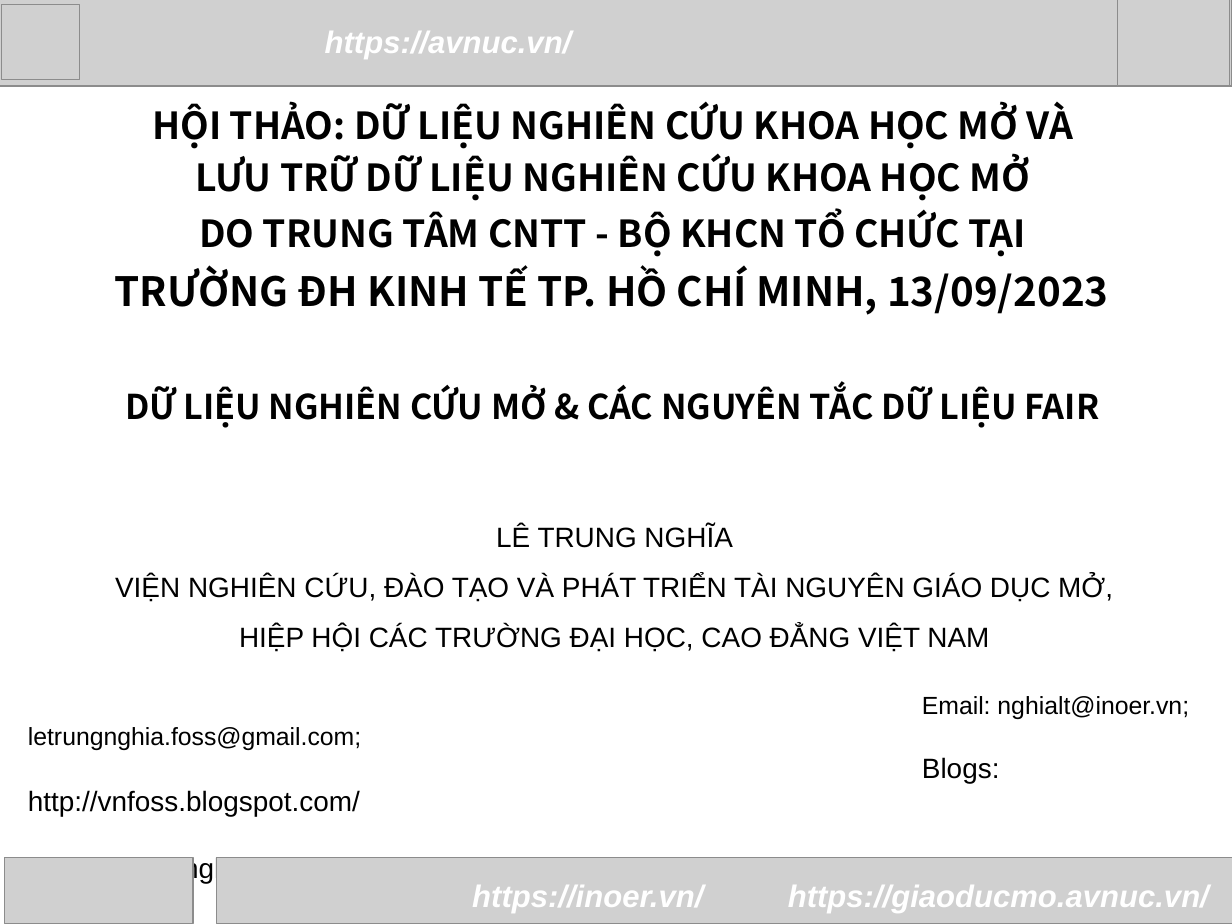
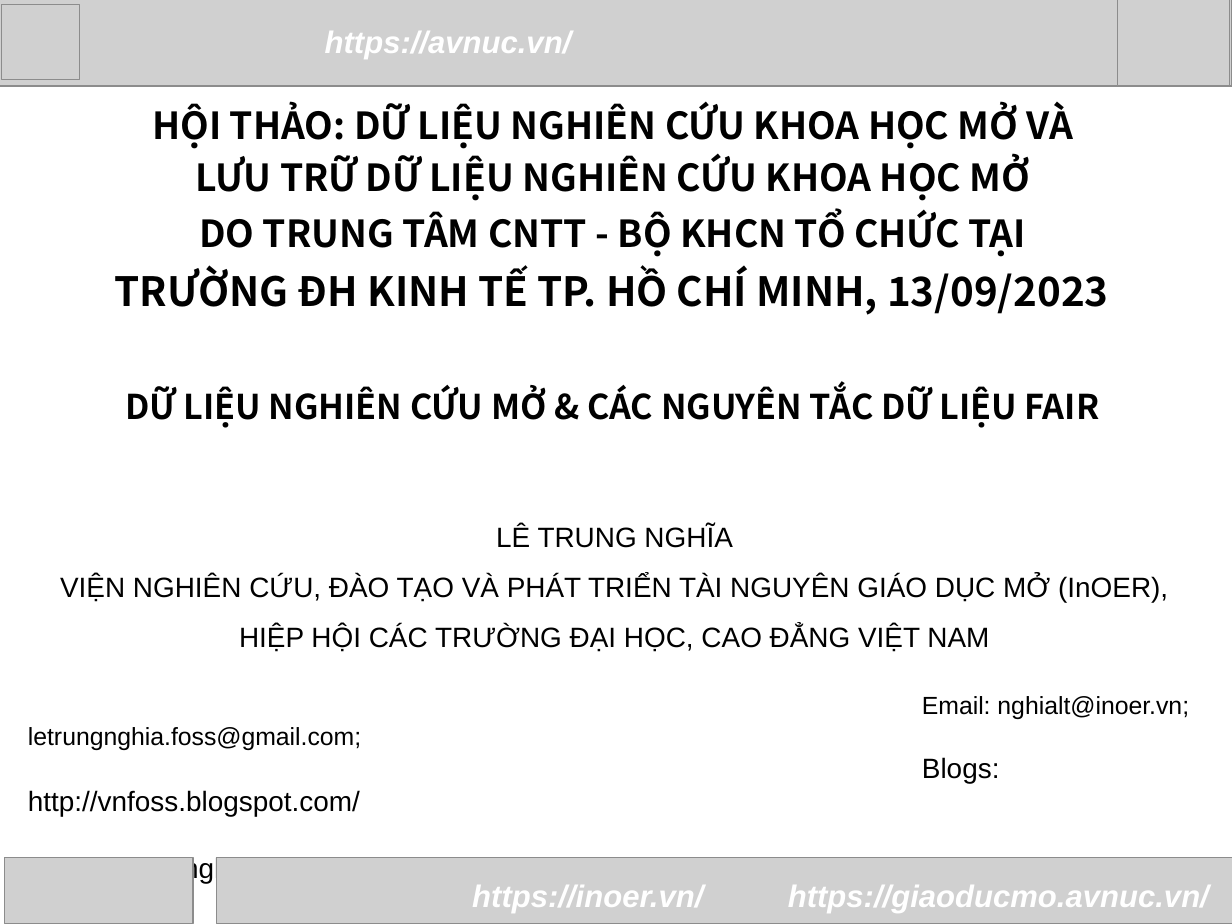
Before and after one commit to letrungnghia/OpenRD_and_FAIR, a slide deck: slide 1 of OpenRD_and_FAIR.odp. Drawn at 1232x924 pixels with LibreOffice and Linux fonts; fonts in the diff are those of the drawing; grey boxes stand for pictures. Boxes give left, top, right and bottom in pixels: in the first picture for what was removed or moved away, otherwise in the second. Text is boxed around its words. In the diff, an @@ line names an element or a change of style, - is before the commit and + after.

Commit message:
Tải lên tệp .ODP có thêm cụm từ 'InOER'
Tải tệp, thêm từ 'InOER'

```diff
--- a/OpenRD_and_FAIR.odp
+++ b/OpenRD_and_FAIR.odp
@@ text at [60,575,1168,602]: text changed @@
-VIỆN NGHIÊN CỨU, ĐÀO TẠO VÀ PHÁT TRIỂN TÀI NGUYÊN GIÁO DỤC MỞ,
+VIỆN NGHIÊN CỨU, ĐÀO TẠO VÀ PHÁT TRIỂN TÀI NGUYÊN GIÁO DỤC MỞ (InOER),
```
